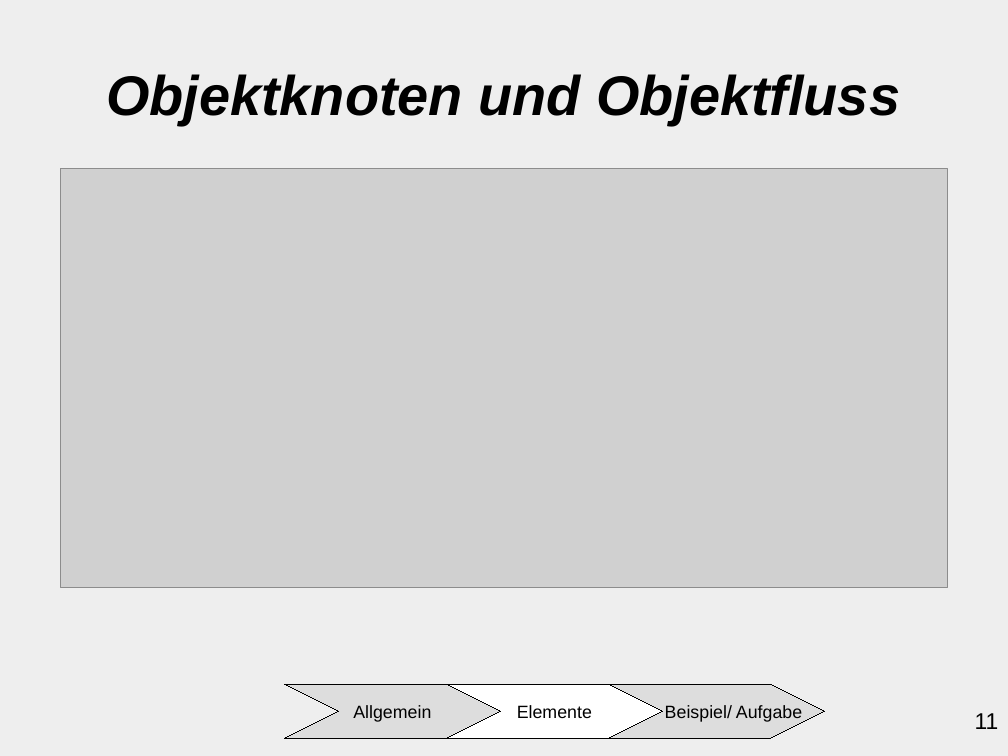
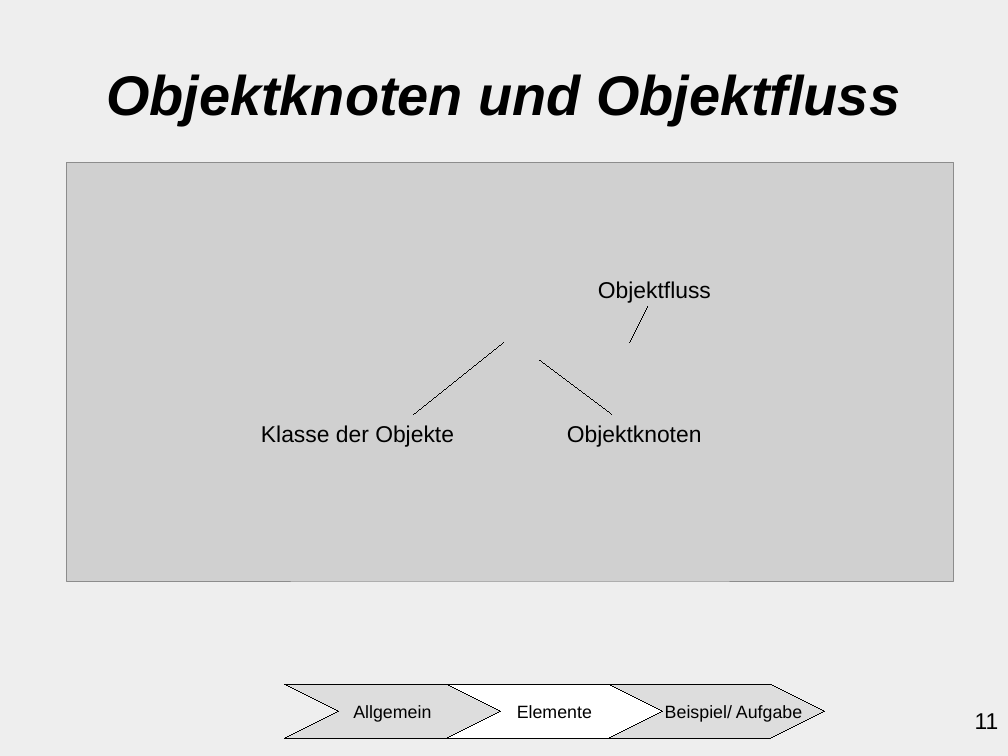
Before and after one commit to ChristianMarzianGithub/VortragAktivitaetsdiagramm, a slide deck: slide 11 of Präsentation Aktivitätsdiagramm/main/AktivitaetsdiagrammCM.odp. Drawn at 1008x756 pixels with LibreOffice and Linux fonts; fonts in the diff are those of the drawing; grey boxes stand for pictures. Boxes give left, top, right and bottom in pixels: in the first picture for what was removed or moved away, otherwise in the second. Text is boxed around its words. In the diff, an @@ line names an element or a change of style, - is before the commit and + after.

```diff
--- a/Präsentation Aktivitätsdiagramm/main/AktivitaetsdiagrammCM.odp
+++ b/Präsentation Aktivitätsdiagramm/main/AktivitaetsdiagrammCM.odp
@@ picture: place and size @@
-picture at [60,168,949,587]
+picture at [67,162,955,581]
@@ text added at [598,281,711,303], 18 pt, text #000000 @@
+Objektfluss
@@ line added from (630, 342) to (649, 306), #000000 0 pt @@
@@ line added from (414, 414) to (504, 342), #000000 0 pt @@
@@ line added from (612, 414) to (541, 360), #000000 0 pt @@
@@ text added at [261,425,454,447], 18 pt, text #000000 @@
+Klasse der Objekte
@@ text added at [567,425,702,447], 18 pt, text #000000 @@
+Objektknoten
```
Also in this commit, not shown: 16 other slides changed.
